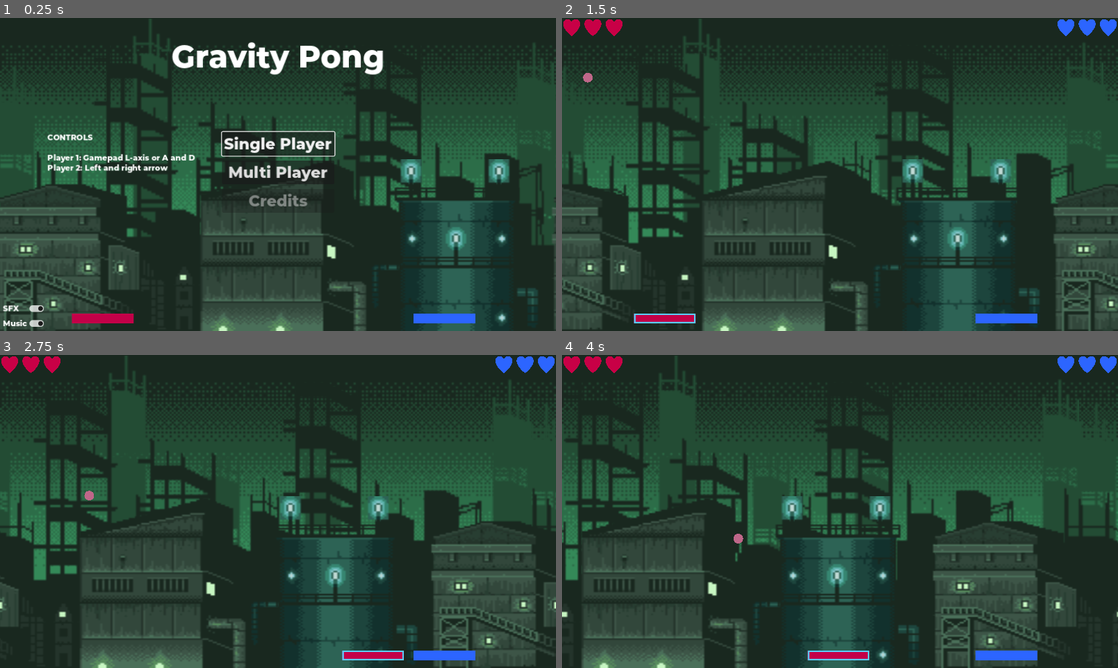
Above: before the commit, frames 1-4 (two rows, left to right).
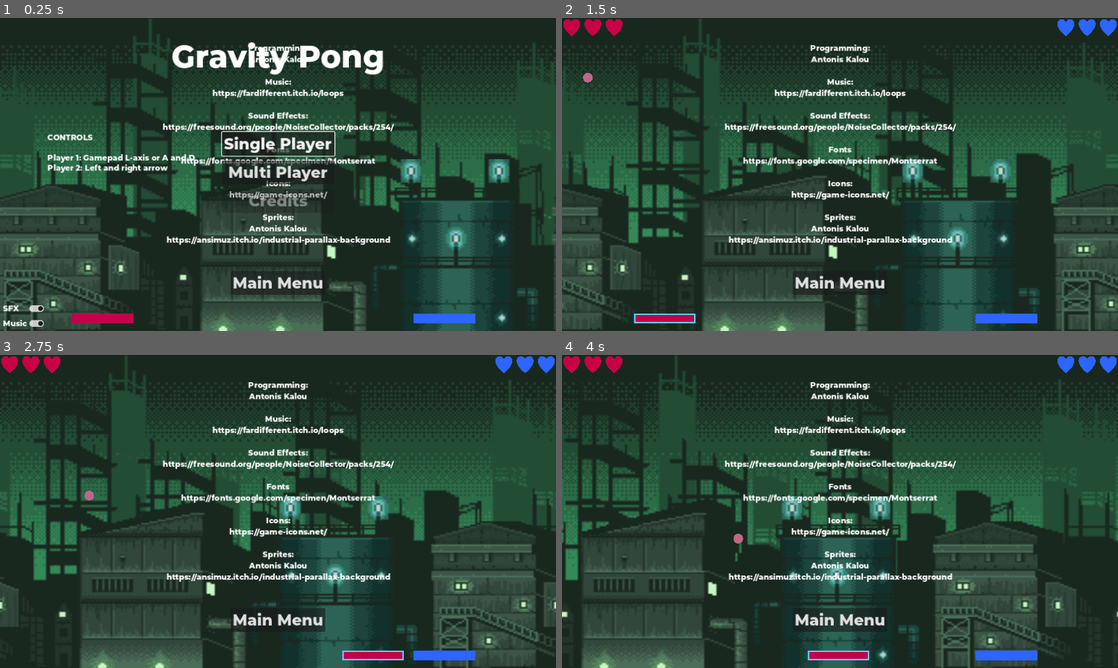
Above: after the commit, the same moments.

Repository: antoniskalou/GravityPong
Game: Godot game, scene res://src/main.tscn
The game is run twice, just before and just after one commit, with the same random seed, the same clock (stepped at 60 frames per second) and the same inputs.
Inputs (mouse positions are in pixels of both pictures, inside the frame that each line leads up to):
- Up to frame 1 (0.25 s): no input
- Up to frame 2 (1.5 s): click (840, 284) at 0.5 s, where only the run after the commit has a clickable "Main Menu"; click "Single Player" at 1.25 s
- Up to frame 3 (2.75 s): hold D (move_right) from 2.03 s (still down); tap Left (move_left_2) at 2.1 s
- Up to frame 4 (4 s): release D (move_right) at 2.78 s; hold A (move_left) 2.78-3.53 s; tap Right (move_right_2) at 2.85 s; hold D (move_right) from 3.53 s (still down); tap Left (move_left_2) at 3.6 s

The runs differ from the first frame. In frame 1, 3.9% of the frame differs, in the area x 29-71%, y 8-89%; in frame 2, 3.8%; in frame 3, 3.8%; in frame 4, 4.1%.

Commit message:
Add basic credits

Diff:
--- a/src/hud.tscn
+++ b/src/hud.tscn
@@ -7,6 +7,57 @@
 
 [node name="HUD" type="CanvasLayer"]
 script = ExtResource("1_niwif")
+
+[node name="Credits" type="CanvasLayer" parent="."]
+
+[node name="Credits" type="Label" parent="Credits"]
+anchors_preset = 8
+anchor_left = 0.5
+anchor_top = 0.5
+anchor_right = 0.5
+anchor_bottom = 0.5
+offset_left = -239.5
+offset_top = -272.0
+offset_right = 239.5
+offset_bottom = 160.0
+grow_horizontal = 2
+grow_vertical = 2
+theme = ExtResource("2_dbnox")
+text = "Programming:
+Antonis Kalou
+
+Music:
+https://fardifferent.itch.io/loops
+
+Sound Effects:
+https://freesound.org/people/NoiseCollector/packs/254/
+
+Fonts
+https://fonts.google.com/specimen/Montserrat
+
+Icons:
+https://game-icons.net/
+
+Sprites:
+Antonis Kalou
+https://ansimuz.itch.io/industrial-parallax-background"
+horizontal_alignment = 1
+
+[node name="MainMenu" type="Button" parent="Credits"]
+anchors_preset = 7
+anchor_left = 0.5
+anchor_top = 1.0
+anchor_right = 0.5
+anchor_bottom = 1.0
+offset_left = -98.0
+offset_top = -123.0
+offset_right = 98.0
+offset_bottom = -75.0
+grow_horizontal = 2
+grow_vertical = 0
+theme = ExtResource("2_dbnox")
+theme_override_font_sizes/font_size = 32
+text = "Main Menu"
 
 [node name="MainMenu" type="CanvasLayer" parent="."]
 visible = false
@@ -102,6 +153,7 @@
 Player 2: Left and right arrow"
 
 [node name="GameOver" type="CanvasLayer" parent="."]
+visible = false
 
 [node name="GameOver" type="Label" parent="GameOver"]
 anchors_preset = 8
@@ -163,6 +215,7 @@
 text = "Main Menu"
 
 [node name="Play" type="CanvasLayer" parent="."]
+visible = false
 
 [node name="HealthBar1" type="HBoxContainer" parent="Play"]
 offset_right = 40.0
